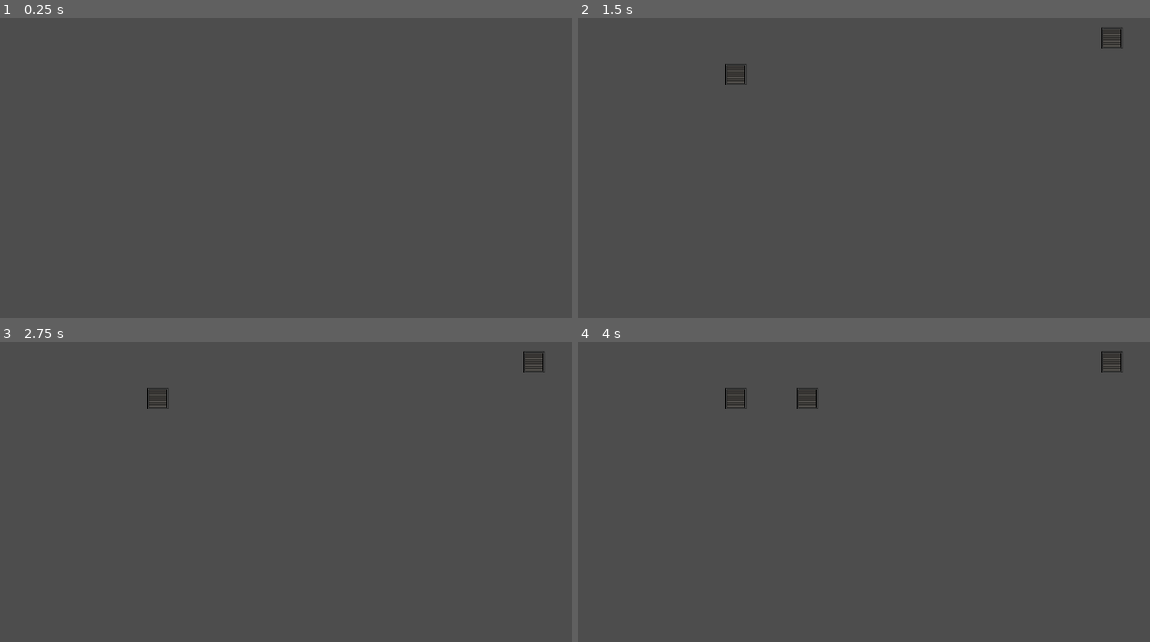
Above: before the commit, frames 1-4 (two rows, left to right).
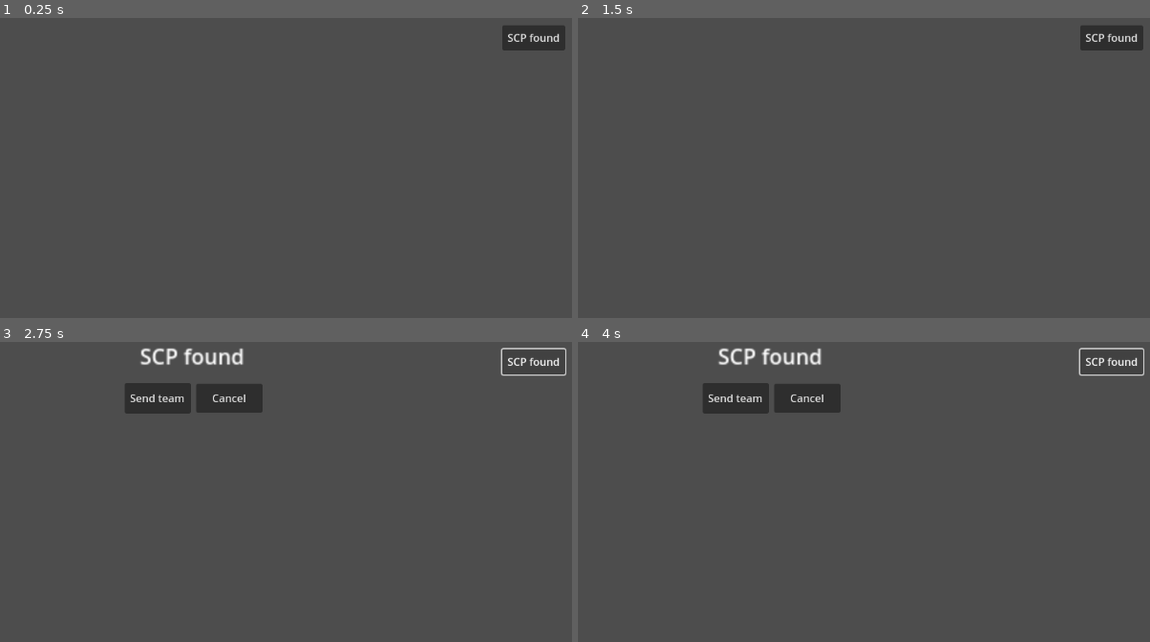
Above: after the commit, the same moments.

Repository: Starstriker112/projectscp
Game: Godot game, scene res://Game/world/world.tscn
Two runs of this game, one before a commit and one after it. Both use one fixed random seed, a clock stepped at 60 frames per second and the inputs below.
Inputs (mouse positions are in pixels of both pictures, inside the frame that each line leads up to):
- Up to frame 1 (0.25 s): no input
- Up to frame 2 (1.5 s): click (1109, 39) at 0.5 s, where only the run after the commit has a clickable "SCP found"; click (738, 75) at 1.25 s, where only the run after the commit has a clickable "Send team"
- Up to frame 3 (2.75 s): click (531, 363) at 2 s, where only the run after the commit has a clickable "SCP found"
- Up to frame 4 (4 s): click (806, 399) at 2.75 s, where only the run after the commit has a clickable "Cancel"; click (1109, 363) at 3.5 s, where only the run after the commit has a clickable "SCP found"

The runs differ from the first frame. In frame 1, 0.8% of the frame differs, in the area x 87-99%, y 2-11%; in frame 2, 0.8%; in frame 3, 2.9%, in the area x 21-99%, y 1-24%; in frame 4, 2.8%.

Commit message:
Did scp_found menu

Diff:
--- /dev/null
+++ b/Game/menus/scp_found.gd
@@ -0,0 +1,8 @@
+extends Control
+
+func _on_send_pressed():
+	print("send team")
+	queue_free()
+
+func _on_cancel_pressed():
+	queue_free()
--- /dev/null
+++ b/Game/menus/scp_found.tscn
@@ -0,0 +1,42 @@
+[gd_scene load_steps=2 format=3 uid="uid://cd3dm83ijx3w0"]
+
+[ext_resource type="Script" path="res://Game/menus/scp_found.gd" id="1_4bd25"]
+
+[node name="scp_found" type="Control"]
+layout_mode = 3
+anchors_preset = 5
+anchor_left = 0.5
+anchor_right = 0.5
+offset_left = -184.0
+offset_right = 31.0
+offset_bottom = 127.0
+grow_horizontal = 2
+script = ExtResource("1_4bd25")
+
+[node name="Label" type="Label" parent="."]
+layout_mode = 0
+offset_right = 104.0
+offset_bottom = 37.0
+scale = Vector2(2, 2)
+text = "SCP found"
+horizontal_alignment = 1
+vertical_alignment = 1
+
+[node name="send" type="Button" parent="."]
+layout_mode = 0
+offset_left = 1.0
+offset_top = 78.0
+offset_right = 101.0
+offset_bottom = 124.0
+text = "Send team"
+
+[node name="cancel" type="Button" parent="."]
+layout_mode = 0
+offset_left = 109.0
+offset_top = 79.0
+offset_right = 209.0
+offset_bottom = 123.0
+text = "Cancel"
+
+[connection signal="pressed" from="send" to="." method="_on_send_pressed"]
+[connection signal="pressed" from="cancel" to="." method="_on_cancel_pressed"]
--- a/Game/objects/test_object.gd
+++ b/Game/objects/test_object.gd
@@ -10,10 +10,6 @@
 	col = get_node("CollisionShape2D")
 
 func  _unhandled_input(event):
-	if Input.is_action_just_pressed("ui_leftclick"):
-		if selected:
-			can_drag = false
-
 	if Input.is_action_just_pressed("reset"):
 		queue_free()
 
@@ -23,10 +19,19 @@
 
 func _on_mouse_entered():
 	selected = true
+	Global.can_create = false
 
 func _on_mouse_exited():
 	selected = false
+	Global.can_create = true
 
 func _on_input_event(viewport, event, shape_idx):
-	if Input.is_action_just_pressed("ui_rightclick") and event.pressed:
-		queue_free()
+	if Input.is_action_just_pressed("ui_rightclick"):
+		if event.pressed:
+			queue_free() #destroy instance
+		#if selected:
+			#can_drag = true #drag objects
+
+	if Input.is_action_just_pressed("ui_leftclick"):
+		if selected:
+			can_drag = false
--- a/Game/world/world.gd
+++ b/Game/world/world.gd
@@ -1,6 +1,8 @@
 extends Node2D
 
 var test_object = preload("res://Game/objects/test_object.tscn")
+var scp_found = preload("res://Game/menus/scp_found.tscn")
+var mode = 0
 
 func _unhandled_input(event):
 	if Global.can_create:
@@ -11,3 +13,9 @@
 
 func _process(delta):
 	pass
+
+
+func _on_button_pressed():
+	var i = scp_found.instantiate()
+	i.position.y = 10
+	get_parent().add_child(i)
--- a/Game/world/world.tscn
+++ b/Game/world/world.tscn
@@ -4,3 +4,12 @@
 
 [node name="Node2D" type="Node2D"]
 script = ExtResource("1_1tid1")
+
+[node name="Button" type="Button" parent="."]
+offset_left = 963.0
+offset_top = 37.0
+offset_right = 1058.0
+offset_bottom = 75.0
+text = "SCP found"
+
+[connection signal="pressed" from="Button" to="." method="_on_button_pressed"]
--- a/project.godot
+++ b/project.godot
@@ -13,6 +13,7 @@
 config/name="Project SCP"
 run/main_scene="res://Game/world/world.tscn"
 config/features=PackedStringArray("4.0")
+boot_splash/bg_color=Color(0.141176, 0.141176, 0.141176, 1)
 
 [autoload]
 
@@ -20,7 +21,7 @@
 
 [editor]
 
-movie_writer/movie_file="D:/projectscp/movies/drag.avi"
+movie_writer/movie_file="D:/projectscp/movies/scp_found.avi"
 
 [input]
 
@@ -39,3 +40,12 @@
 "events": [Object(InputEventKey,"resource_local_to_scene":false,"resource_name":"","device":-1,"window_id":0,"alt_pressed":false,"shift_pressed":false,"ctrl_pressed":false,"meta_pressed":false,"pressed":false,"keycode":0,"physical_keycode":82,"key_label":0,"unicode":114,"echo":false,"script":null)
 ]
 }
+toggle_fullscreen={
+"deadzone": 0.5,
+"events": [Object(InputEventKey,"resource_local_to_scene":false,"resource_name":"","device":-1,"window_id":0,"alt_pressed":false,"shift_pressed":false,"ctrl_pressed":false,"meta_pressed":false,"pressed":false,"keycode":0,"physical_keycode":4194342,"key_label":0,"unicode":0,"echo":false,"script":null)
+]
+}
+
+[rendering]
+
+renderer/rendering_method="mobile"
Not shown, added: movies/scp_found.avi
